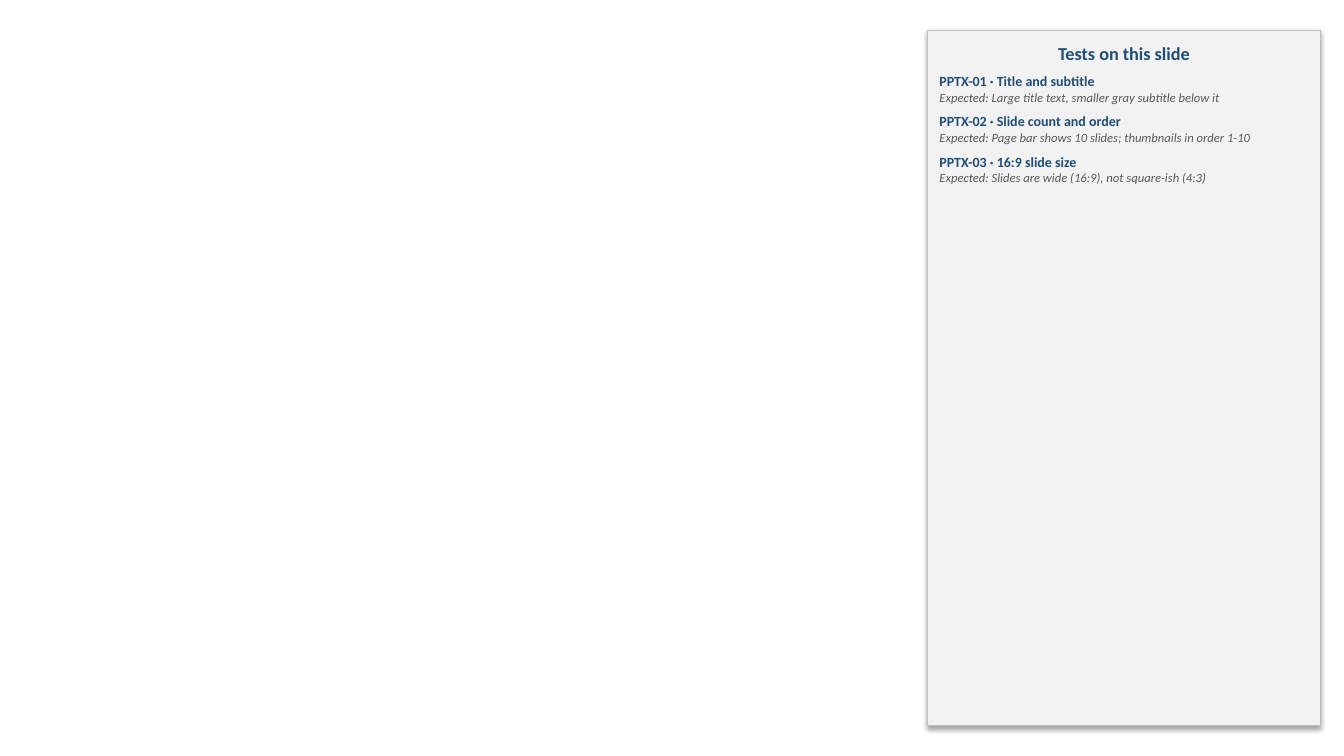
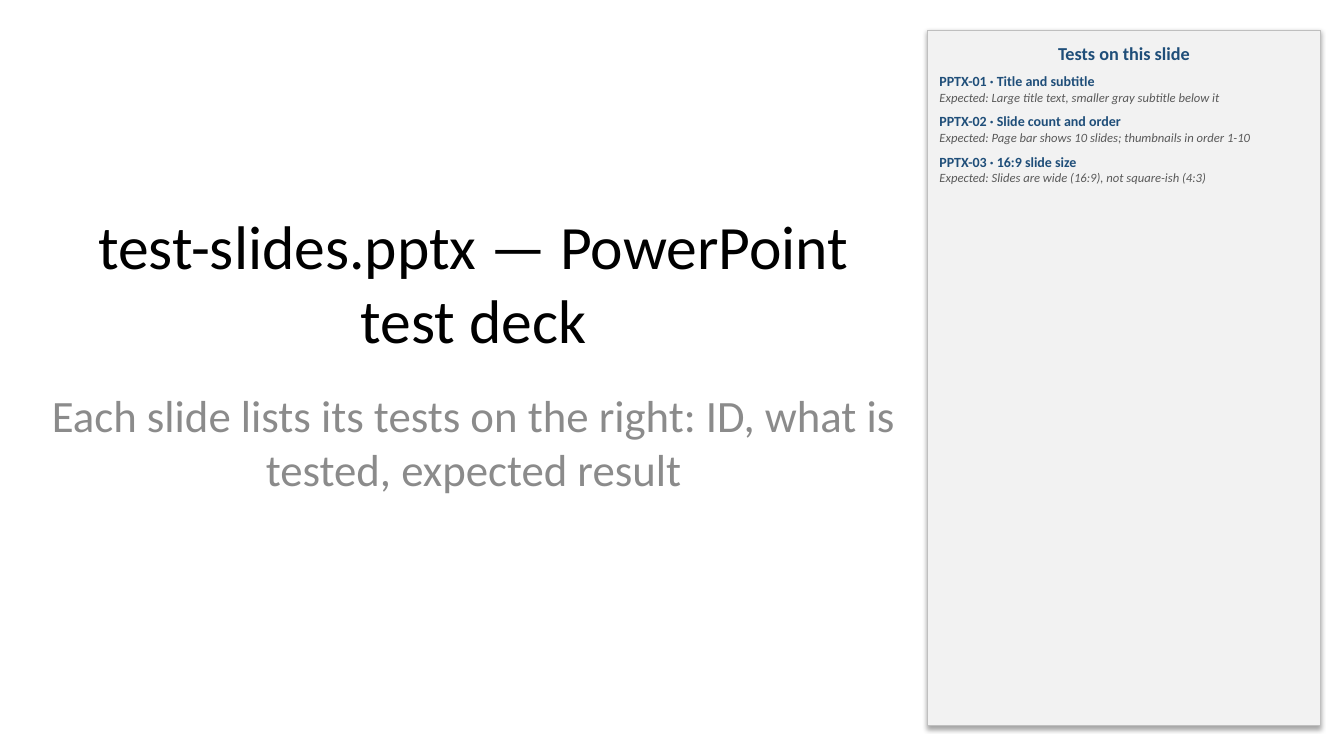
Before and after one commit to venu-madhav-mahadevu/document-viewer, a slide deck: slide 1 of public/samples/test-pack/test-slides.pptx. Drawn at 1344x756 pixels with LibreOffice and Linux fonts; fonts in the diff are those of the drawing. Boxes give left, top, right and bottom in pixels: in the first picture for what was removed or moved away, otherwise in the second. Text is boxed around its words. In the diff, an @@ line names an element or a change of style, - is before the commit and + after.

Commit message:
Fix round 2: PowerPoint shapes, arrow heads, gradients, table styles, .ppt numbering
Same changes as staging 5b3fec8; checklist and report updated.

```diff
--- a/public/samples/test-pack/test-slides.pptx
+++ b/public/samples/test-pack/test-slides.pptx
@@ title added at [98, 226, 848, 344], 44 pt, text #000000 @@
+test-slides.pptx — PowerPoint test deck
@@ subtitle added at [52, 401, 895, 493], 32 pt, text #8C8C8C @@
+Each slide lists its tests on the right: ID, what is tested, expected result
```
Also in this commit, not shown: 2 other slides changed, 9 other files.
